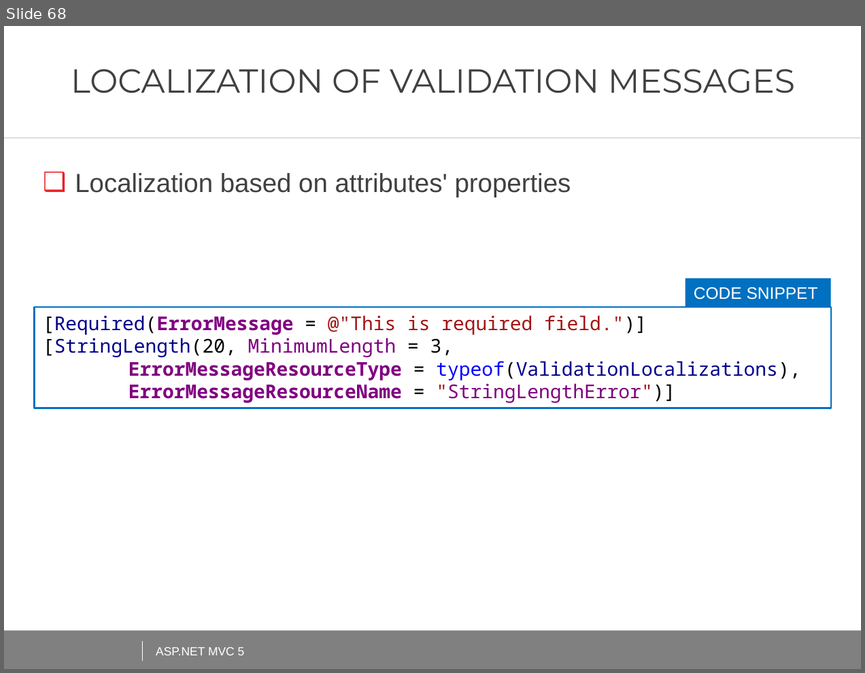
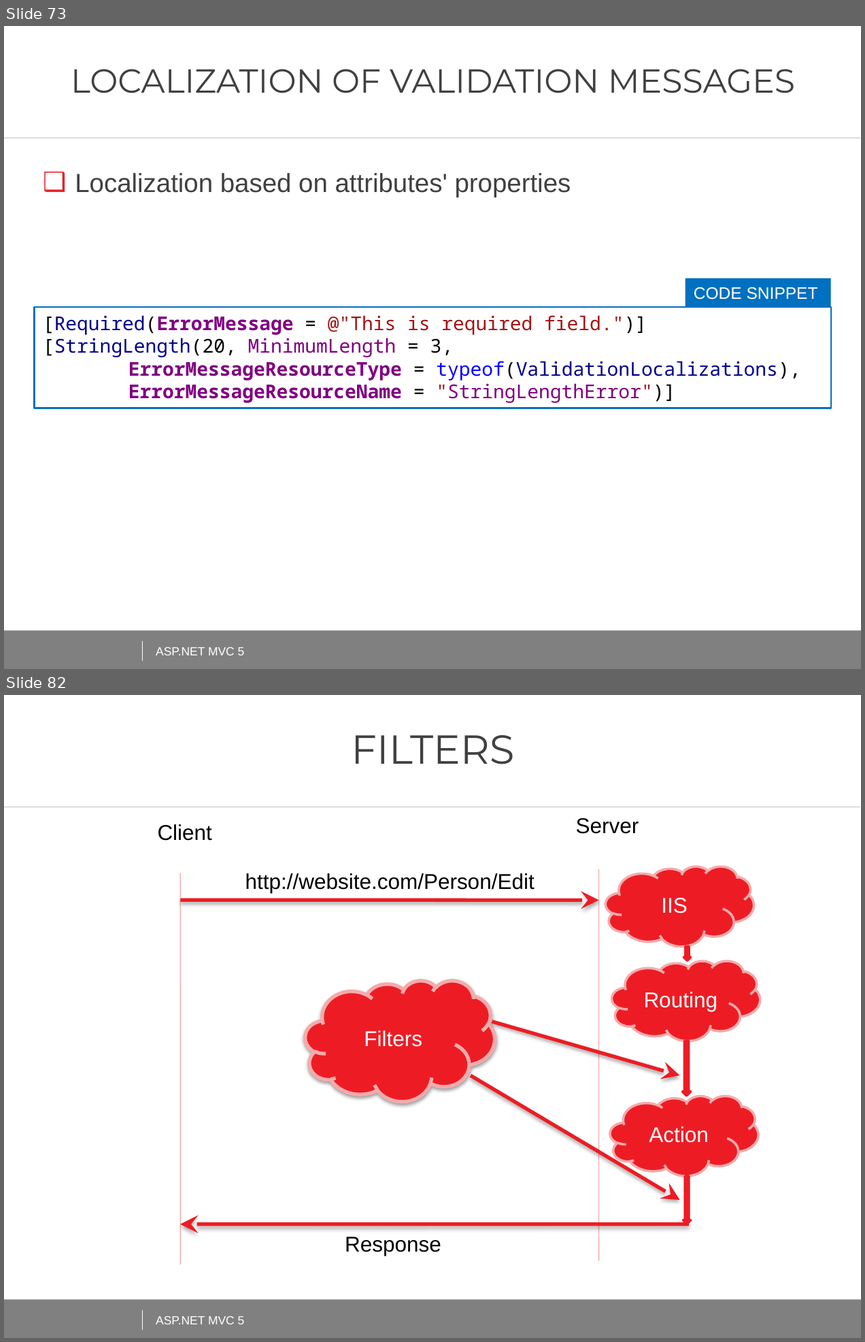
Before and after one commit to AndreiShenets/ASP.NET-Lectures, a slide deck: ASP.NET - iTechArt 2018.pptx. Shown one above the other, each under a label of ours: slide 68 before the commit, slides 73 and 82 after it; the slides between them are not shown. The pictures are 865x673 and 865x1342 pixels, drawn with LibreOffice and Linux fonts; fonts in the diff are those of the drawing; background and template pictures are left out. Boxes give left, top, right and bottom in pixels: in the first picture for what was removed or moved away, otherwise in the second. Text is boxed around its words. In the diff, an @@ line names an element or a change of style, - is before the commit and + after.

```diff
--- a/ASP.NET - iTechArt 2018.pptx
+++ b/ASP.NET - iTechArt 2018.pptx
@@ slide 82 added at (x1=4, y1=695, x2=861, y2=1338), background #FFFFFF; not listed: 4 template elements that a slide beside it also shows @@
@@ title added at (x1=351, y1=735, x2=514, y2=764), 34 pt, text #404040 @@
+FILTERS
@@ text added at (x1=158, y1=824, x2=212, y2=841), 18 pt, text #000000 @@
+Client
@@ text added at (x1=576, y1=818, x2=639, y2=834), 18 pt, text #000000 @@
+Server
@@ line added from (181, 873) to (181, 1264), #F4ABAC 0.75 pt @@
@@ text added at (x1=245, y1=873, x2=534, y2=893), 18 pt, text #000000 @@
+http://website.com/Person/Edit
@@ line added from (598, 869) to (598, 1261), #F4ABAC 0.75 pt @@
@@ cloud added at (x1=606, y1=866, x2=753, y2=946), fill #ED1C24, outline #F4ABAC 2 pt, 18 pt, text #FFFFFF @@
+IIS
@@ freeform shape added at (x1=181, y1=900, x2=598, y2=900), outline #ED1C24 3 pt @@
@@ down arrow added at (x1=683, y1=946, x2=690, y2=961), fill #ED1C24, outline #ED1C24 2 pt @@
@@ cloud added at (x1=611, y1=961, x2=759, y2=1040), fill #ED1C24, outline #F4ABAC 2 pt, 18 pt, text #FFFFFF @@
+Routing
@@ cloud added at (x1=306, y1=981, x2=495, y2=1101), fill #ED1C24, outline #F4ABAC 3 pt, 18 pt, text #FFFFFF @@
+Filters
@@ freeform shape added at (x1=492, y1=1021, x2=680, y2=1075), outline #ED1C24 3 pt @@
@@ down arrow added at (x1=683, y1=1041, x2=691, y2=1096), fill #ED1C24, outline #ED1C24 2 pt @@
@@ freeform shape added at (x1=471, y1=1075, x2=680, y2=1200), outline #ED1C24 3 pt @@
@@ cloud added at (x1=610, y1=1096, x2=758, y2=1176), fill #ED1C24, outline #F4ABAC 2 pt, 18 pt, text #FFFFFF @@
+Action
@@ down arrow added at (x1=683, y1=1176, x2=690, y2=1223), fill #ED1C24, outline #ED1C24 2 pt @@
@@ freeform shape added at (x1=181, y1=1223, x2=689, y2=1223), outline #ED1C24 3 pt @@
@@ text added at (x1=345, y1=1236, x2=441, y2=1255), 18 pt, text #000000 @@
+Response
@@ text added at (x1=156, y1=1316, x2=245, y2=1324), 10 pt, text #FFFFFF @@
+ASP.NET MVC 5
@@ what was slide 68 is now slide 73 @@
```
Also in this commit, not shown: 5 slides changed, 21 other slides added, 1 slide removed, 1 other file.
